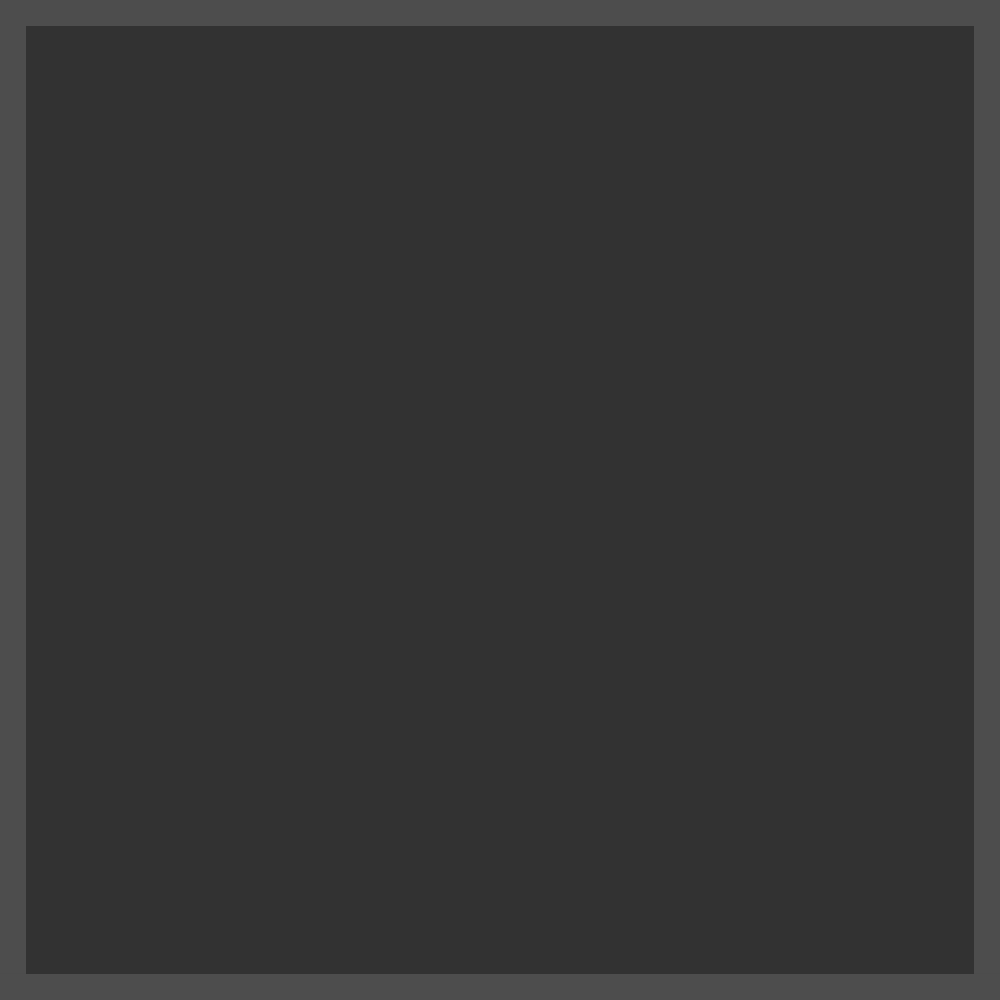
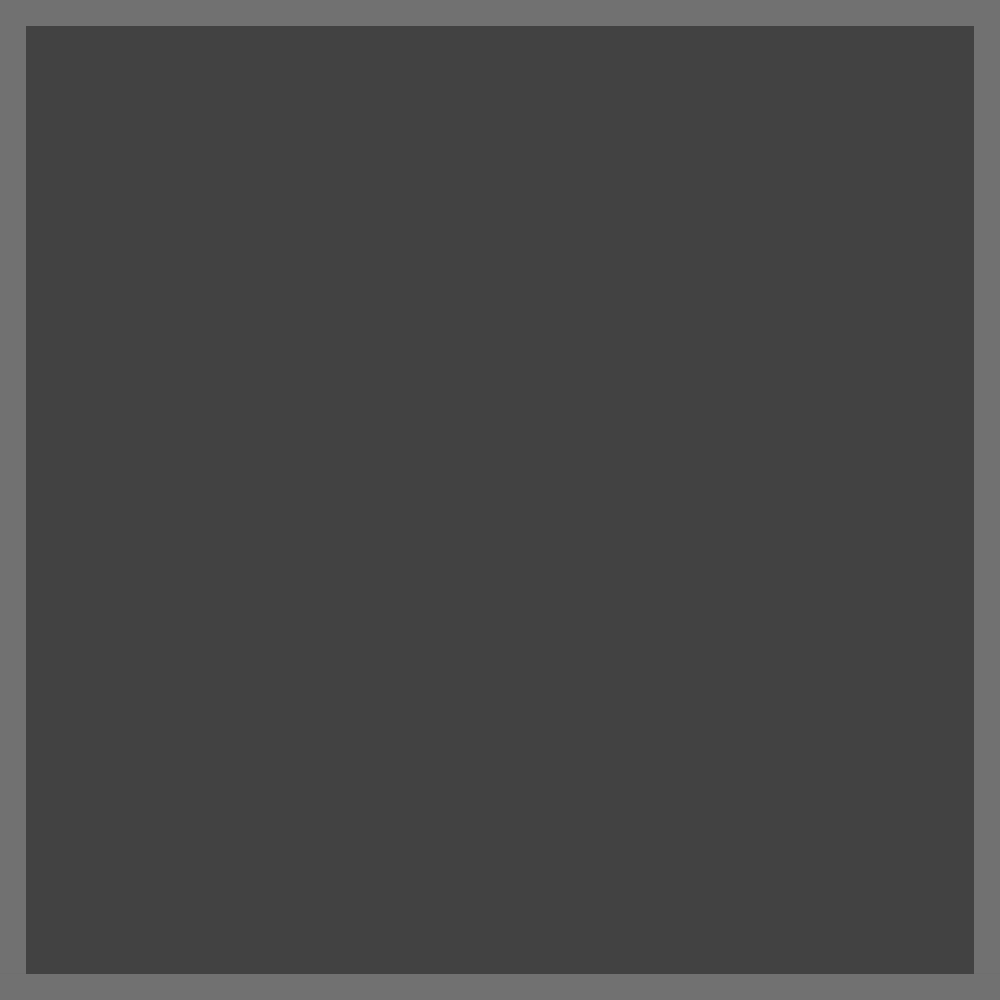
Comparing the layer stacks of the two w=1000, h=1000 images. Changes:
painted on "Ebene 3 Kopie" over box(0, 0, 1000, 1000)
painted on "Ebene 3" over box(0, 0, 1000, 1000)
